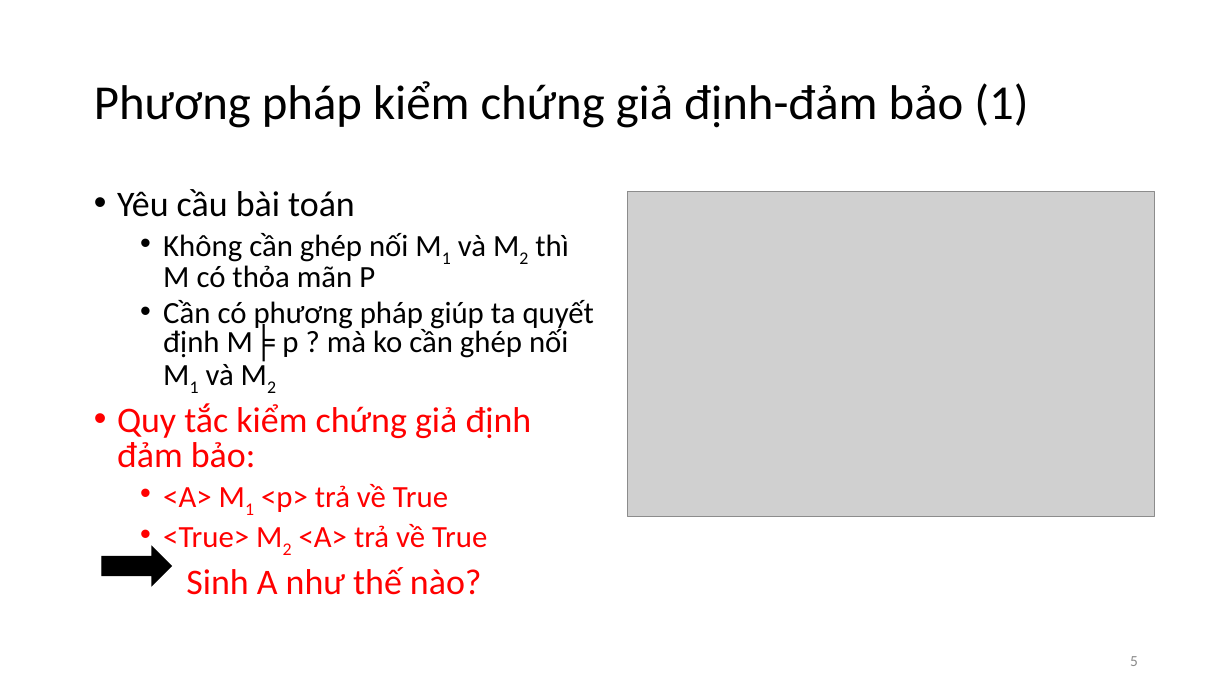
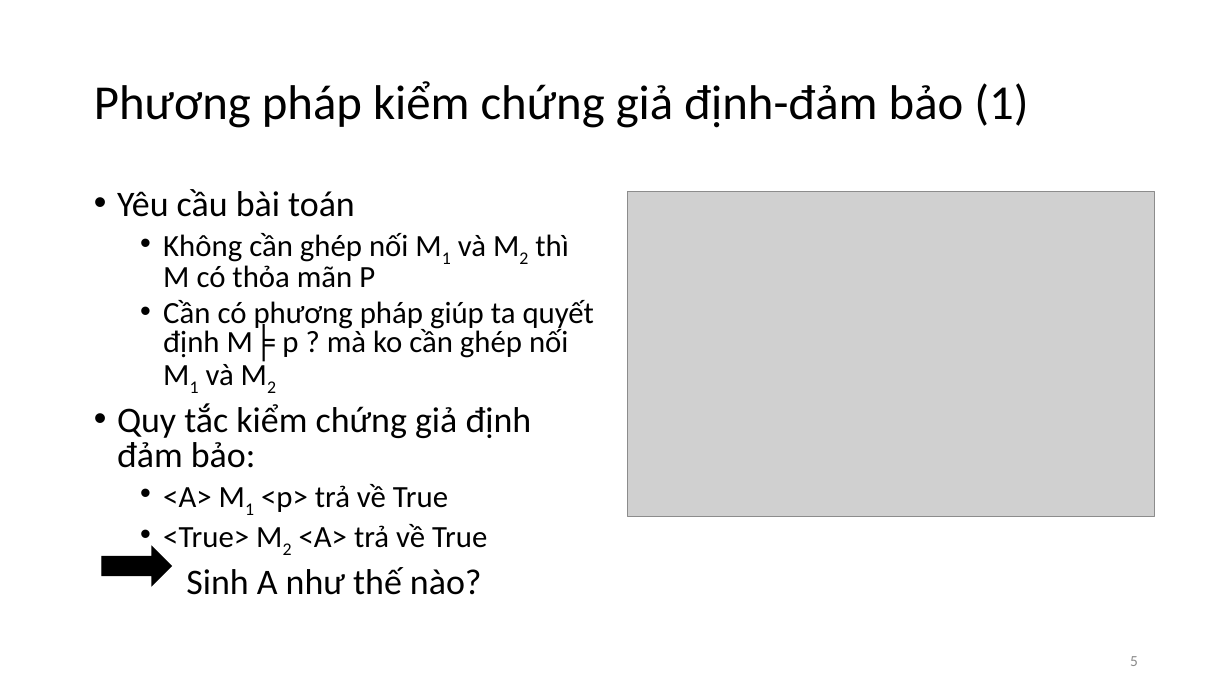
Before and after one commit to hunglv54/master, a slide deck: slide 5 of slide/hunglv_BaoCaoTienDo_ver1.pptx. Drawn at 1232x693 pixels with LibreOffice and Linux fonts; fonts in the diff are those of the drawing; grey boxes stand for pictures. Boxes give left, top, right and bottom in pixels: in the first picture for what was removed or moved away, otherwise in the second. Text is boxed around its words. In the diff, an @@ line names an element or a change of style, - is before the commit and + after.

```diff
--- a/slide/hunglv_BaoCaoTienDo_ver1.pptx
+++ b/slide/hunglv_BaoCaoTienDo_ver1.pptx
@@ text at [117, 403, 532, 595]: text colour #FF0000 to #000000 in "Quy tắc kiểm chứng giả định đảm ...", "<A> M1 <p> trả về True", "<True> M2 <A> trả về True", "Sinh A như thế nào?" @@
```
Also in this commit, not shown: 1 other slide changed, 29 other files.
